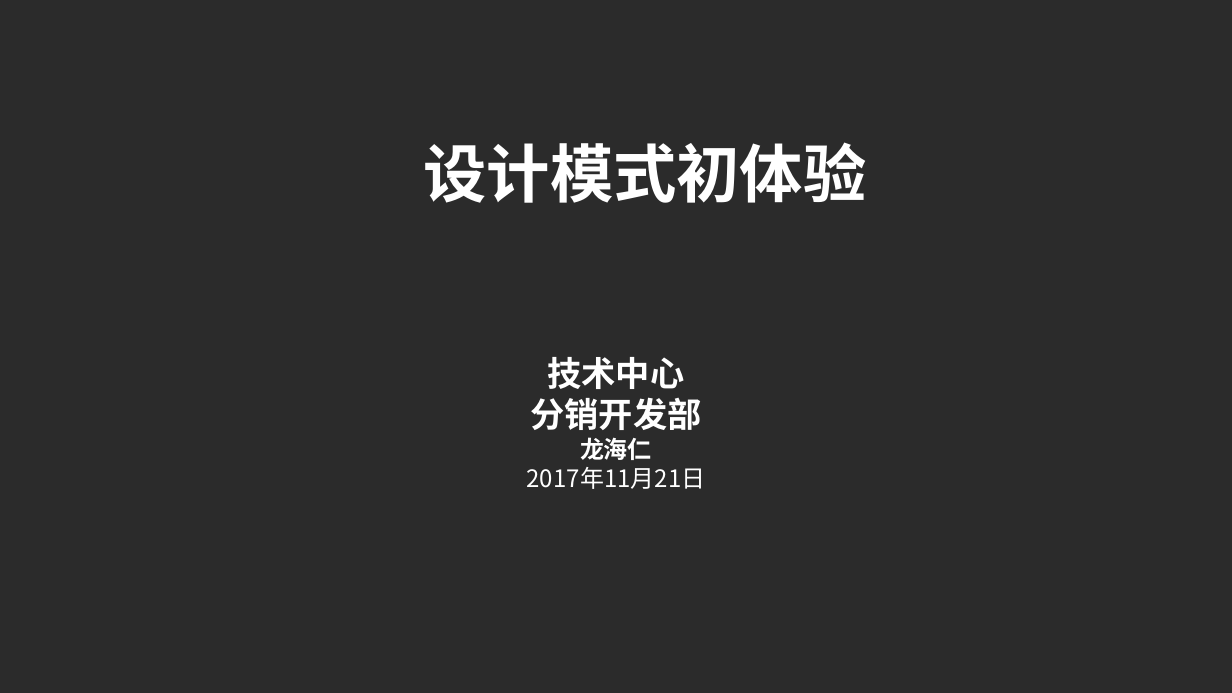
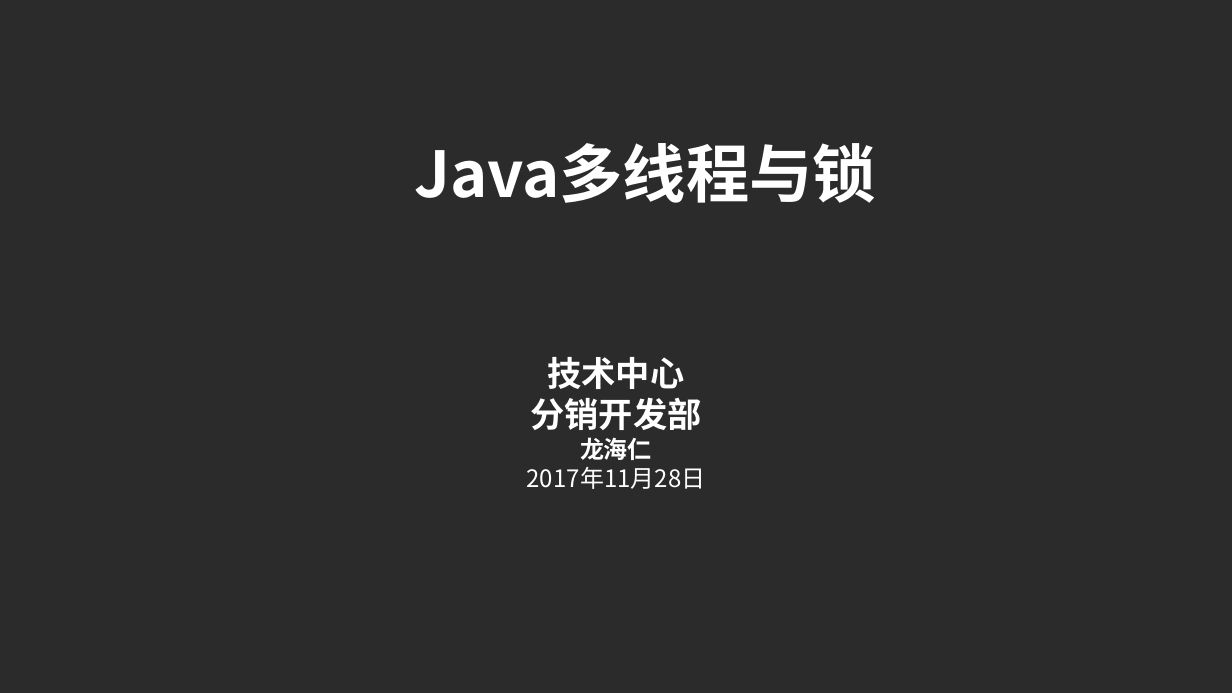
Before and after one commit to lhrimperial/study, a slide deck: slide 1 of study-thread/doc/Java多线程与锁.pptx. Drawn at 1232x693 pixels with LibreOffice and Linux fonts; fonts in the diff are those of the drawing; background and template pictures are left out; a plain dark background stands for a picture behind light text. Boxes give left, top, right and bottom in pixels: in the first picture for what was removed or moved away, otherwise in the second. Text is boxed around its words. In the diff, an @@ line names an element or a change of style, - is before the commit and + after.

```diff
--- a/study-thread/doc/Java多线程与锁.pptx
+++ b/study-thread/doc/Java多线程与锁.pptx
@@ text at (414,143,876,203): text changed @@
-设计模式初体验
+Java多线程与锁
@@ text at (527,467,706,489): text changed @@
-2017年11月21日
+2017年11月28日
```
Also in this commit, not shown: 5 other slides changed, 23 slides added, 28 slides removed, 46 other files.
